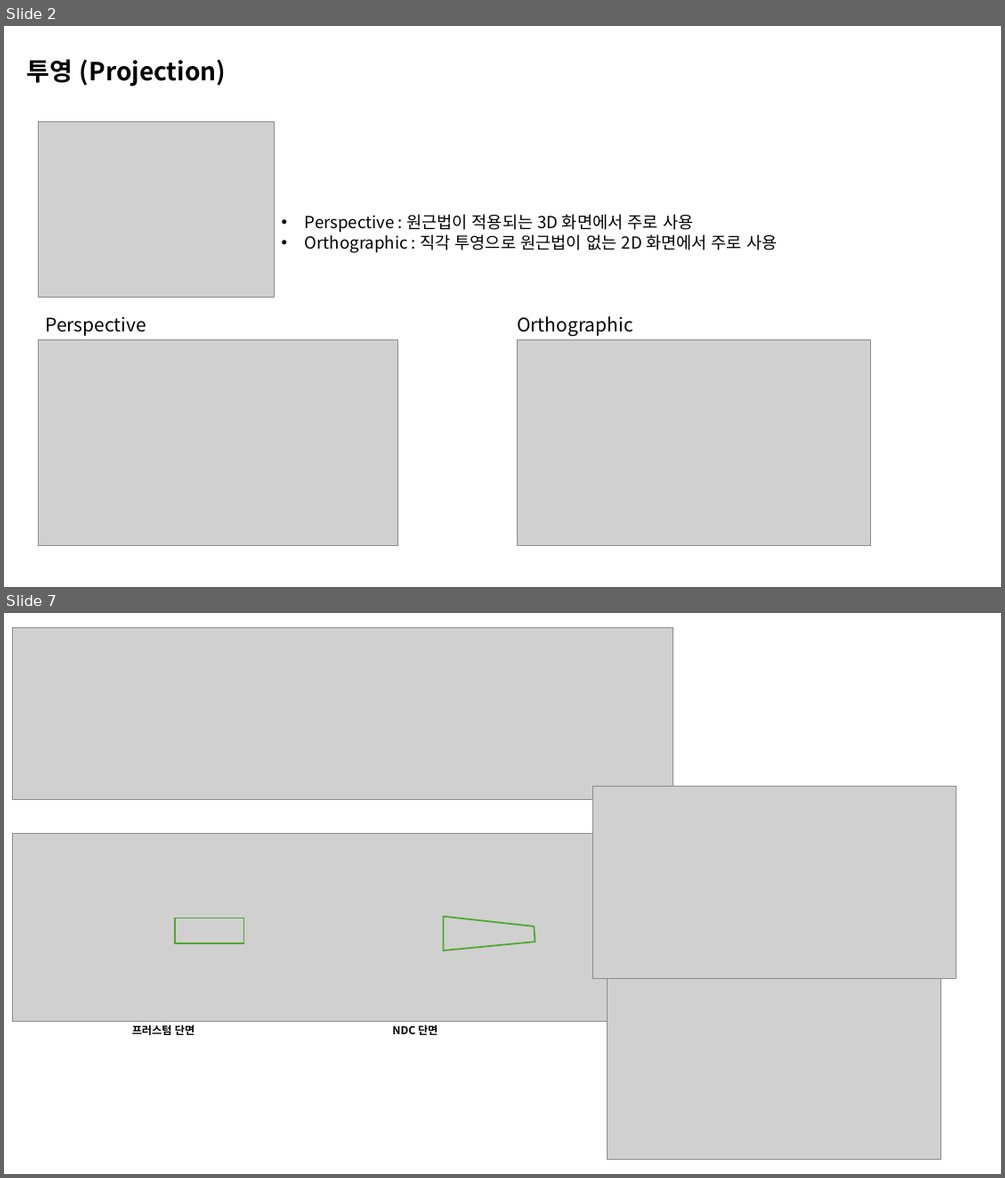
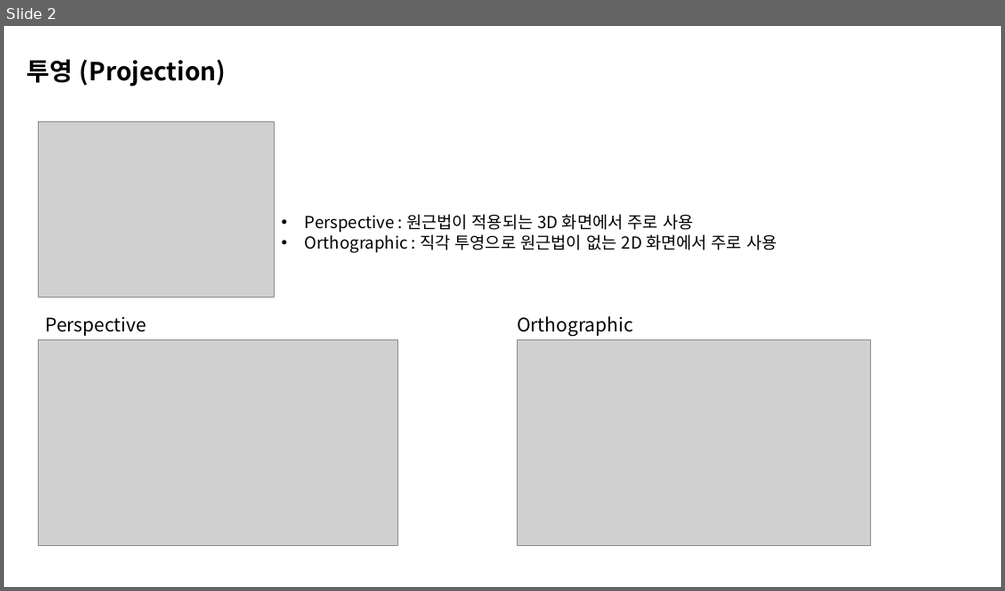
Before and after one commit to BeautyRiver/Graphics-Pipeline-Study, a slide deck: Perspective.pptx. Shown one above the other, each under a label of ours: slides 2 and 7 before the commit, slide 2 after it; the slides between them are not shown. The pictures are 1005x1178 and 1005x591 pixels, drawn with LibreOffice and Linux fonts; fonts in the diff are those of the drawing; grey boxes stand for pictures. Boxes give left, top, right and bottom in pixels: in the first picture for what was removed or moved away, otherwise in the second. Text is boxed around its words. In the diff, an @@ line names an element or a change of style, - is before the commit and + after.

```diff
--- a/Perspective.pptx
+++ b/Perspective.pptx
@@ slide 7 removed at <box>4,613,1001,1174</box>, background #FFFFFF @@
@@ picture removed at <box>12,628,673,799</box> @@
@@ picture removed at <box>593,786,956,978</box> @@
@@ picture removed at <box>12,834,662,1022</box> @@
@@ rectangle removed at <box>175,918,244,943</box> @@
@@ freeform shape removed at <box>443,916,535,951</box> @@
@@ picture removed at <box>607,966,941,1159</box> @@
@@ text removed at <box>132,1024,194,1035</box> @@
-프러스텀 단면
@@ text removed at <box>392,1024,437,1035</box> @@
-NDC 단면
```
Also in this commit, not shown: 2 slides changed, 6 slides added, 3 other slides removed.
